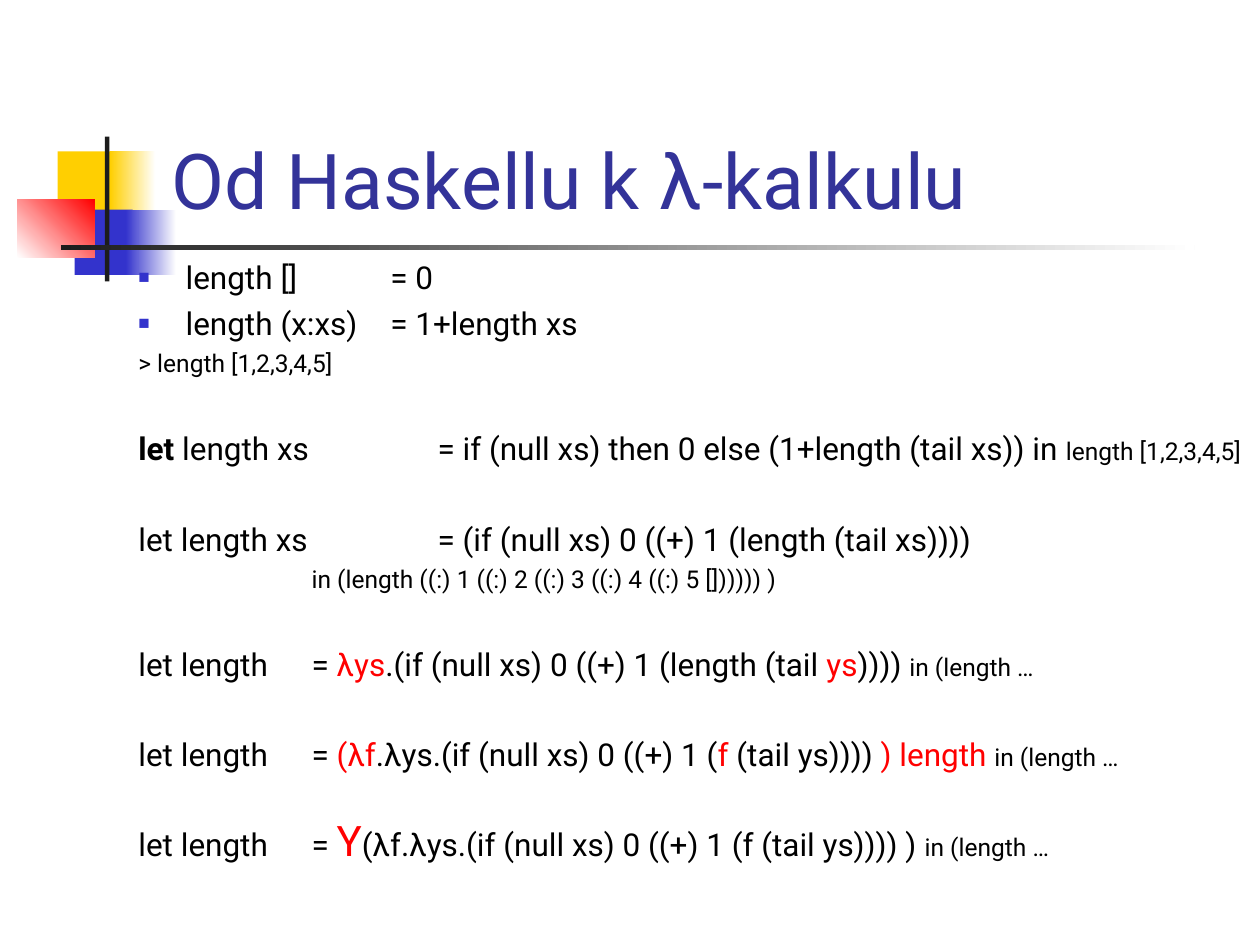
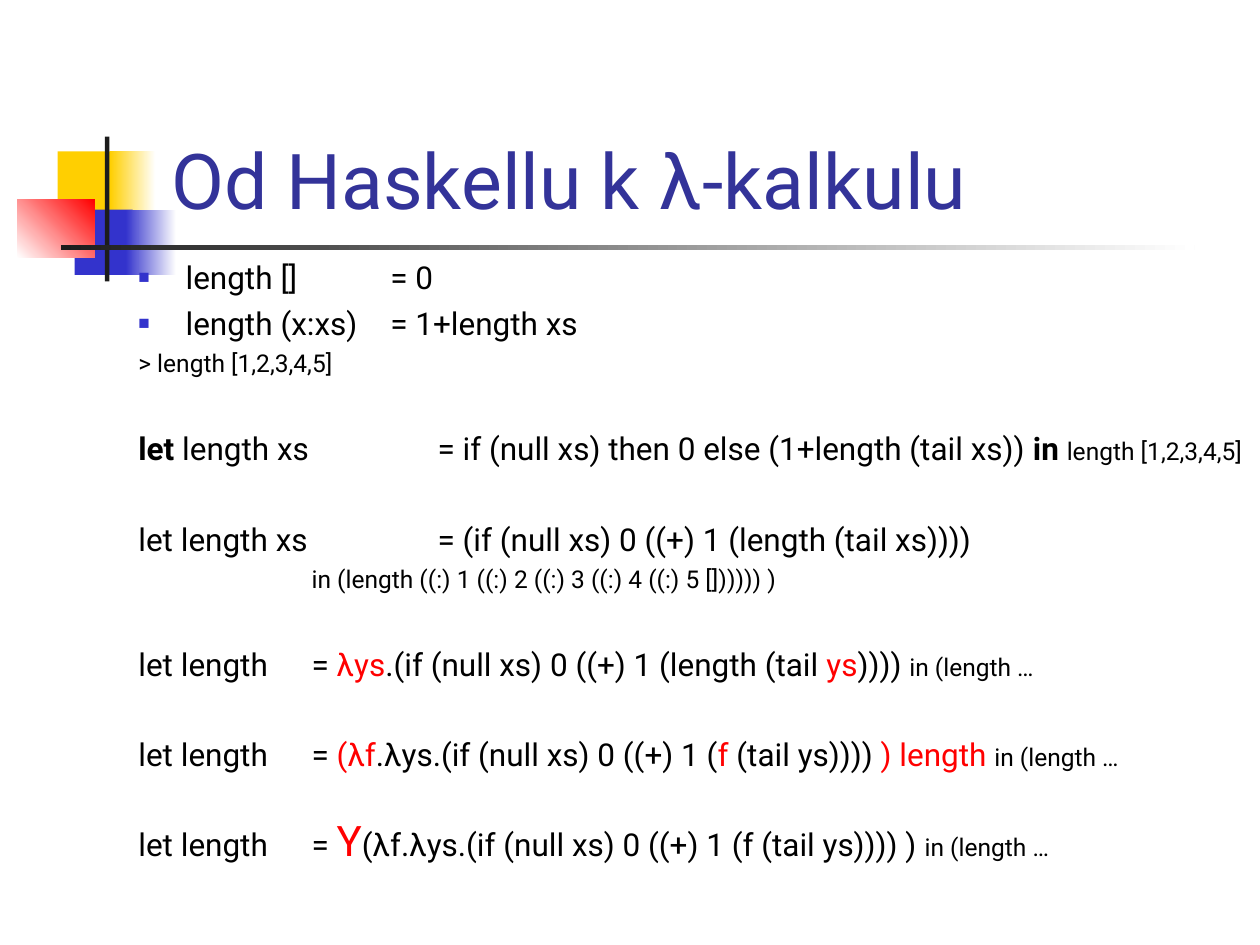
Before and after one commit to Funkcionalne/Prednasky, a slide deck: slide 4 of 05/05_fpro.ppt. Drawn at 1260x945 pixels with LibreOffice and Linux fonts; fonts in the diff are those of the drawing. Boxes give left, top, right and bottom in pixels: in the first picture for what was removed or moved away, otherwise in the second. Text is boxed around its words. In the diff, an @@ line names an element or a change of style, - is before the commit and + after.

```diff
--- a/05/05_fpro.ppt
+++ b/05/05_fpro.ppt
@@ text at (138, 435, 1242, 467): bold on in "in" @@
```
Also in this commit, not shown: 2 other files.
